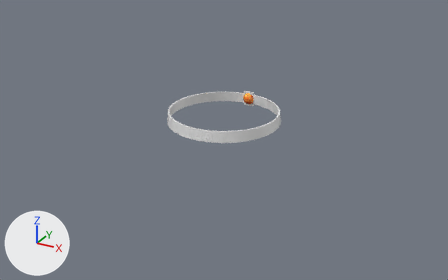
An edit to the glTF model astrology-chart/public/sun_ring.glb, drawn before and after from the same camera.
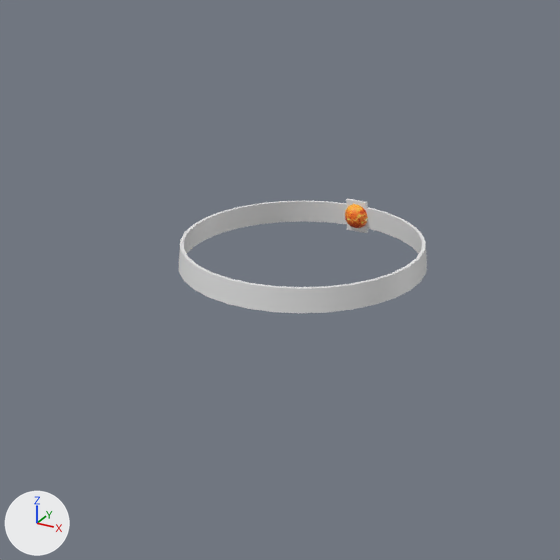
Old and new are each drawn whole from a 50 mm camera at (19.2, -34.9, 15.9) aimed at (0.2, -0.4, -1.3) and again close up on the part from 19% to 76% of the width and 0% to 91% of the height. The lights are fixed; the arrows at lower left show +X, +Y and +Z. Vertices at the same position are counted once.

The first close-up shows 'Sun'.
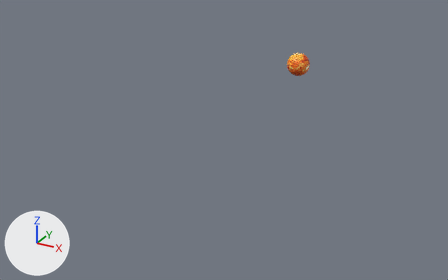
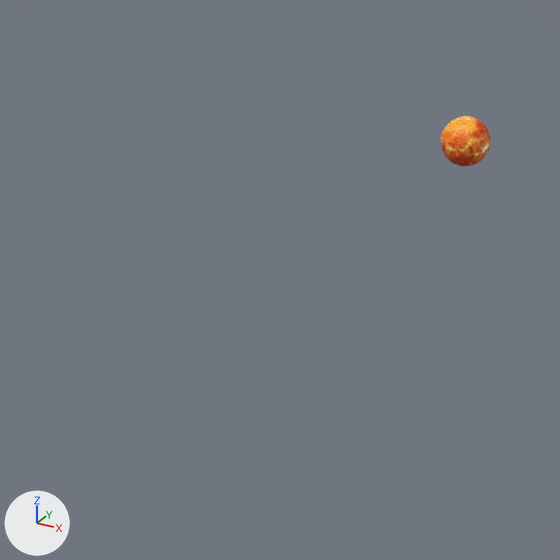
Boxes (x1, y1, x2, y2) around the edits, measured in the close-ups (560 x 560 px; the box of a moved part takes in the faces that stretch with it):
'Sun', reshaped, moved, rescaled: before (179, 198, 427, 313); after (0, 91, 560, 521)
part 1 of me_sphere_006, moved or reshaped: before (345, 204, 368, 228); after (441, 120, 486, 167)
part 2 of me_sphere_006, moved or reshaped: before (179, 198, 427, 313); after (438, 113, 494, 169)

The change, as a list of edits to the scene's bpy script:
```text
Add mat_mat_ring:
    mat_mat_ring = principled_material('Mat_ring')
    mat_mat_ring.base_color = (0.8, 0.8, 0.8)  # white #e7e7e7
    mat_mat_ring.alpha = 0.0
Change me_sphere_006:
    where me_sphere_006.from_pydata(...)  # 318 vertices, 632 faces; spans x -9.0..9.0, y -17.8..1.0, z -1.3..1.2
    used by ob_sun; location = (0.0, 3.81, 0.39); scale = (0.432, 0.432, 0.432)
    me_sphere_006 part 1: the loose piece of 182 vertices spanning x -1.0..1.0, y -1.0..1.0, z -1.0..1.0 is moved by (0.0, 13.2, 0.5)
    me_sphere_006 part 2: the loose piece of 136 vertices spanning x -9.0..9.0, y -17.8..0.2, z -1.3..1.2 is scaled about its middle by 1.5, then moved by (0.0, 8.8, 0.5)
    remove me_sphere_006.materials.append(mat_material_001)  # white #e7e7e7
    add me_sphere_006.materials.append(mat_mat_ring)  # white #e7e7e7
Change ob_sun:
    ob_sun.scale: (0.432, 0.432, 0.432) -> (1.0, 1.0, 1.0)
    ob_sun.location: (0.0, 3.81, 0.39) -> (0.0, 0.0, 0.0)
```
